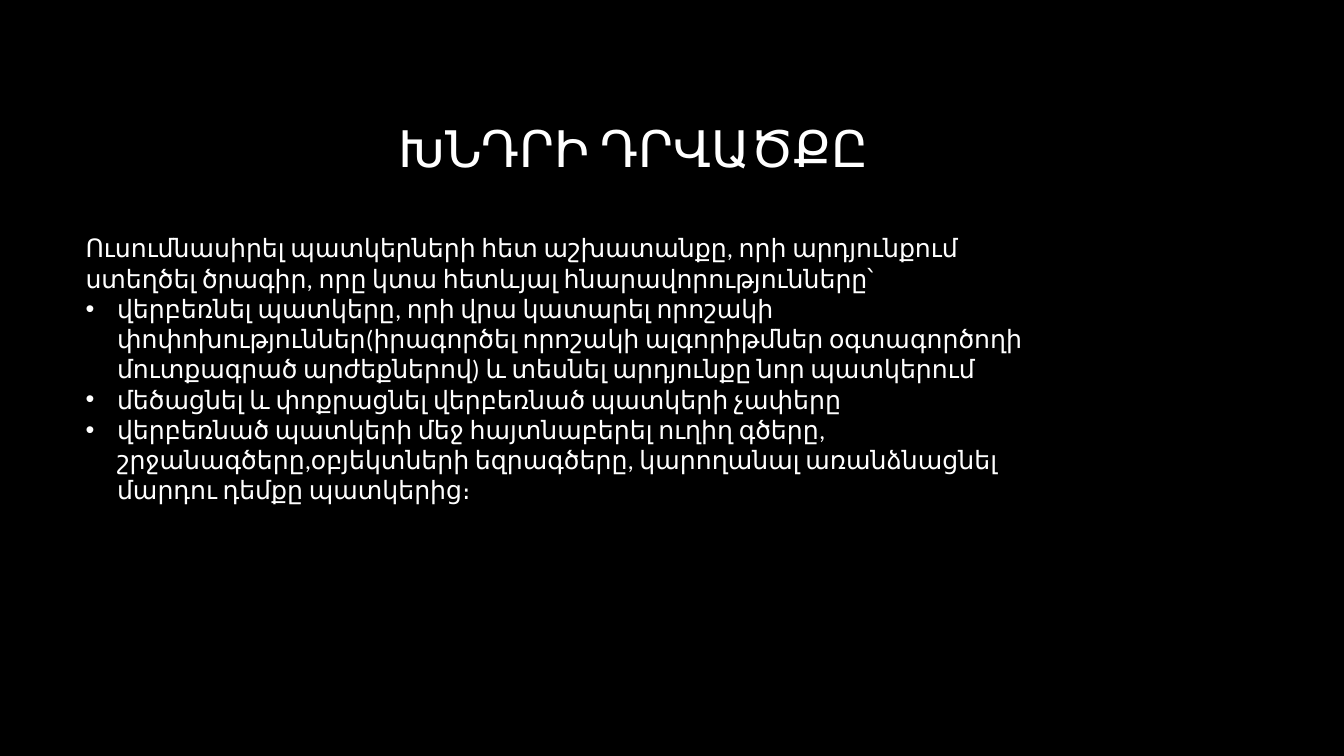
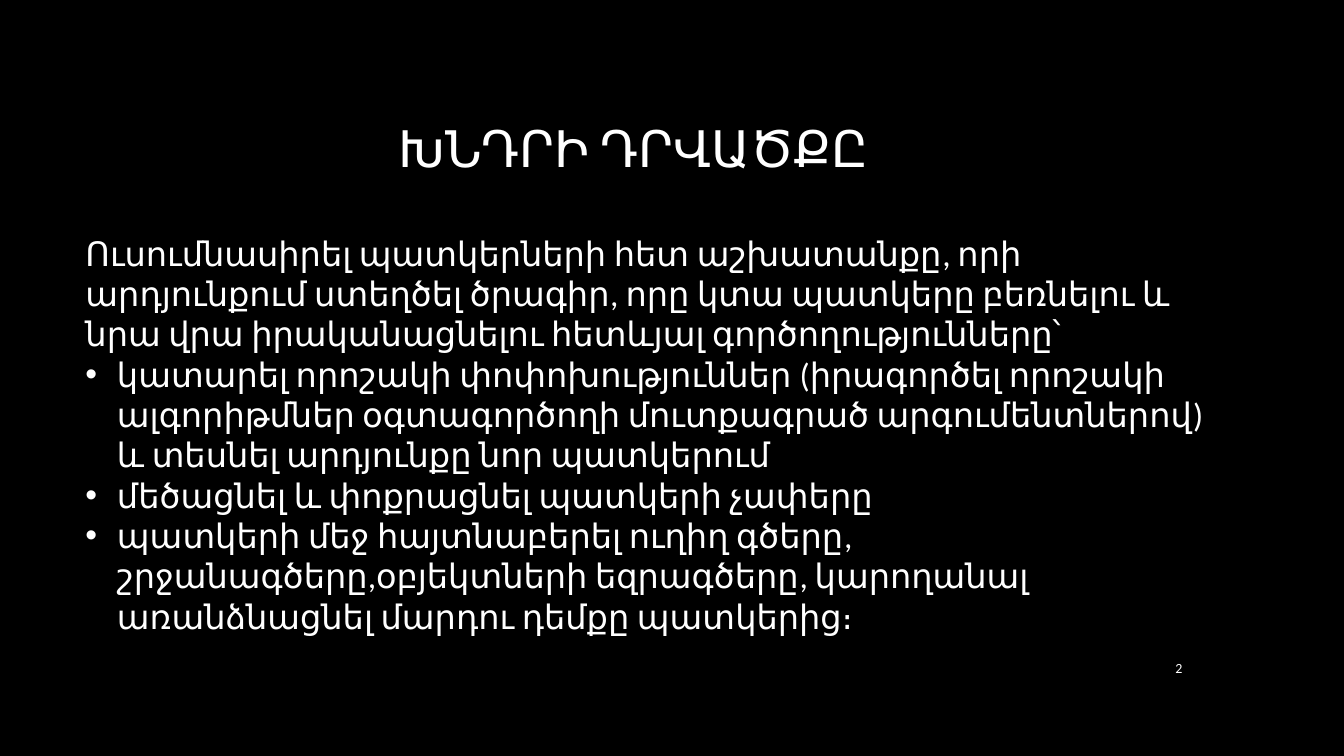
Before and after one commit to CGevorg/OpenKrypton, a slide deck: slide 2 of presentation/Presentation.pptx. Drawn at 1344x756 pixels with LibreOffice and Linux fonts; fonts in the diff are those of the drawing; background and template pictures are left out. Boxes give left, top, right and bottom in pixels: in the first picture for what was removed or moved away, otherwise in the second. Text is boxed around its words. In the diff, an @@ line names an element or a change of style, - is before the commit and + after.

Commit message:
Adding presentation new version

```diff
--- a/presentation/Presentation.pptx
+++ b/presentation/Presentation.pptx
@@ text at (85, 240, 1204, 595): text changed; size 18 to 24 pt @@
-Ուսումնասիրել պատկերների հետ աշխատանքը, որի արդյունքում ստեղծել ծրագիր, որը կտա հետևյալ հնարավորությունները՝
-• վերբեռնել պատկերը, որի վրա կատարել որոշակի փոփոխություններ(իրագործել որոշակի ալգորիթմներ օգտագործողի մուտքագրած արժեքներով) և տեսնել արդյունքը նոր պատկերում
-• մեծացնել և փոքրացնել վերբեռնած պատկերի չափերը
-• վերբեռնած պատկերի մեջ հայտնաբերել ուղիղ գծերը, շրջանագծերը,օբյեկտների եզրագծերը, կարողանալ առանձնացնել մարդու դեմքը պատկերից։
+Ուսումնասիրել պատկերների հետ աշխատանքը, որի արդյունքում ստեղծել ծրագիր, որը կտա պատկերը բեռնելու և նրա վրա իրականացնելու հետևյալ գործողությունները՝
+• կատարել որոշակի փոփոխություններ (իրագործել որոշակի ալգորիթմներ օգտագործողի մուտքագրած արգումենտներով) և տեսնել արդյունքը նոր պատկերում
+• մեծացնել և փոքրացնել պատկերի չափերը
+• պատկերի մեջ հայտնաբերել ուղիղ գծերը, շրջանագծերը,օբյեկտների եզրագծերը, կարողանալ առանձնացնել մարդու դեմքը պատկերից։
@@ page number added at (1175, 664, 1182, 673), 10 pt, text #FFFFFF @@
+2
```
Also in this commit, not shown: 15 other slides changed, 2 slides added, 1 slide removed.
